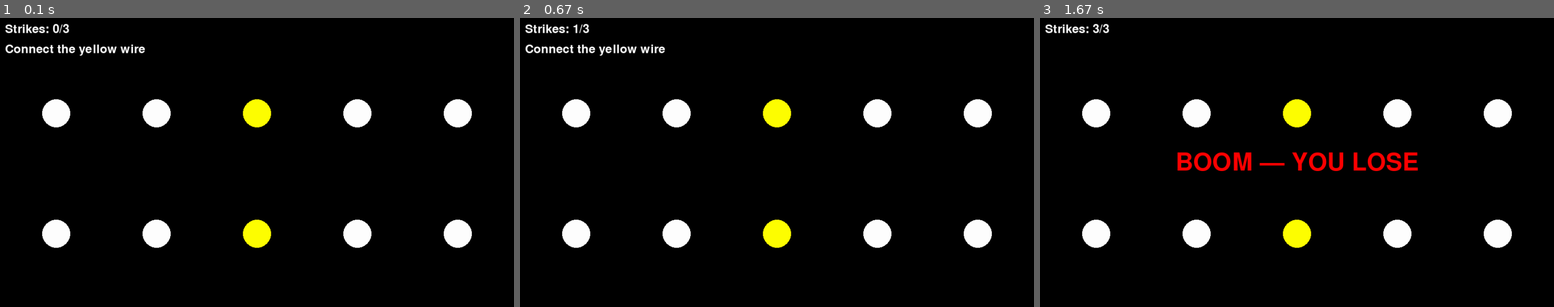
Above: before the commit, frames 1-3 (left to right).
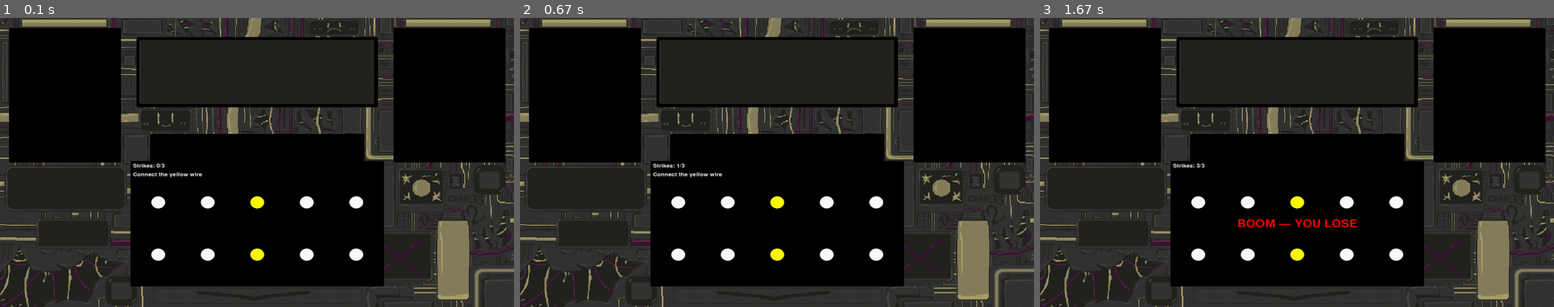
Above: after the commit, the same moments.

Repository: charles-kahlenberg/Bomb-defusal
Game: pygame game, started from Wires GUI.py
Same seed, same stepped clock (60 frames per second), same inputs: the game is played once before the commit and once after it.
Inputs:
- Up to frame 1 (0.1 s): no input
- Up to frame 2 (0.67 s): tap 1 at 0.33 s
- Up to frame 3 (1.67 s): tap 5 at 0.67 s; tap 2 at 1.5 s

The runs differ from the first frame. In frame 1, 57% of the frame differs, in the area x 0-100%, y 0-100%; in frame 2, 57%; in frame 3, 58%.

Commit message:
put minigames into backround?

Diff:
--- a/Melody Game.py
+++ b/Melody Game.py
@@ -203,6 +203,20 @@
     screen = pygame.display.set_mode(size)
     pygame.display.set_caption("Melody Game")
 
+    main_screen = screen
+    game_surface = pygame.Surface((WIDTH, HEIGHT), pygame.SRCALPHA)
+    screen = game_surface
+
+    intro_bg = pygame.image.load("base.png").convert()
+    intro_bg = pygame.transform.scale(intro_bg, main_screen.get_size())
+    minigame_rect = pygame.Rect(260, 285, 505, 250)
+
+    def show_frame():
+        main_screen.blit(intro_bg, (0, 0))
+        scaled_game = pygame.transform.smoothscale(game_surface, minigame_rect.size)
+        main_screen.blit(scaled_game, minigame_rect)
+        pygame.display.flip()
+
     all_sprites_list = pygame.sprite.Group()
 
     # create objects
@@ -357,6 +371,7 @@
                 won = True
             win_text = timer_font.render("Congratulations! You won!", True, (0, 255, 0))
             screen.blit(win_text, ((WIDTH - win_text.get_width()) // 2, 100))
+            show_frame()
             break
 
         elif strikes >= 3:
@@ -389,7 +404,7 @@
         timer_surface = timer_font.render(timer_text, True, TIMER_COLOR)
         screen.blit(timer_surface, (WIDTH - timer_surface.get_width() - 20, 20))
 
-        pygame.display.flip()
+        show_frame()
         clock.tick(60)
 
     pygame.quit()
--- a/Safe Game.py
+++ b/Safe Game.py
@@ -211,6 +211,20 @@
 
     pygame.display.set_caption("Safe Game")
 
+    main_screen = screen
+    game_surface = pygame.Surface((WIDTH, HEIGHT), pygame.SRCALPHA)
+    screen = game_surface
+
+    intro_bg = pygame.image.load("base.png").convert()
+    intro_bg = pygame.transform.scale(intro_bg, main_screen.get_size())
+    minigame_rect = pygame.Rect(260, 285, 505, 250)
+
+    def show_frame():
+        main_screen.blit(intro_bg, (0, 0))
+        scaled_game = pygame.transform.smoothscale(game_surface, minigame_rect.size)
+        main_screen.blit(scaled_game, minigame_rect)
+        pygame.display.flip()
+
     all_sprites_list = pygame.sprite.Group()
 
     # 3 rows x 4 cols grid of buttons
@@ -427,7 +441,7 @@
         elif won:
             win_text = timer_font.render("Pass!", True, (0, 255, 0))
             screen.blit(win_text, (text_x, text_y))
-            pygame.display.flip()
+            show_frame()
             pygame.time.wait(1000)
 
             if created_display:
@@ -437,7 +451,7 @@
         else:
             lost_text = timer_font.render("Game over..", True, (255, 0, 0))
             screen.blit(lost_text, (text_x, text_y))
-            pygame.display.flip()
+            show_frame()
             pygame.time.wait(1000)
 
             if created_display:
@@ -445,7 +459,7 @@
 
             return won
 
-        pygame.display.flip()
+        show_frame()
         clock.tick(60)
 
     if created_display:
--- a/Switches GUI.py
+++ b/Switches GUI.py
@@ -62,6 +62,20 @@
 
     pygame.display.set_caption("Switches")
 
+    main_screen = screen
+    game_surface = pygame.Surface((SCREEN_W, SCREEN_H), pygame.SRCALPHA)
+    screen = game_surface
+
+    intro_bg = pygame.image.load("base.png").convert()
+    intro_bg = pygame.transform.scale(intro_bg, main_screen.get_size())
+    minigame_rect = pygame.Rect(260, 285, 505, 250)
+
+    def show_frame():
+        main_screen.blit(intro_bg, (0, 0))
+        scaled_game = pygame.transform.smoothscale(game_surface, minigame_rect.size)
+        main_screen.blit(scaled_game, minigame_rect)
+        pygame.display.flip()
+
     font = pygame.font.SysFont(None, 32)
 
     if clock is None:
@@ -164,7 +178,7 @@
         if won:
             win_text = font.render("You win!", True, (0, 255, 0))
             screen.blit(win_text, win_text.get_rect(center=(SCREEN_W // 2, SCREEN_H - 80)))
-            pygame.display.flip()
+            show_frame()
             pygame.time.wait(1000)
 
             if created_display:
@@ -175,7 +189,7 @@
         elif game_over:
             lose_text = font.render("Game Over!", True, (255, 60, 60))
             screen.blit(lose_text, lose_text.get_rect(center=(SCREEN_W // 2, SCREEN_H - 80)))
-            pygame.display.flip()
+            show_frame()
             pygame.time.wait(1000)
 
             if created_display:
@@ -183,7 +197,7 @@
 
             return False
 
-        pygame.display.flip()
+        show_frame()
         clock.tick(60)
 
     if created_display:
--- a/Wires GUI.py
+++ b/Wires GUI.py
@@ -364,6 +364,20 @@
 
     display.set_caption("Wires GUI")
 
+    main_screen = screen
+    game_surface = pygame.Surface((1024, 576), pygame.SRCALPHA)
+    screen = game_surface
+
+    intro_bg = pygame.image.load("base.png").convert()
+    intro_bg = pygame.transform.scale(intro_bg, main_screen.get_size())
+    minigame_rect = pygame.Rect(260, 285, 505, 250)
+
+    def show_frame():
+        main_screen.blit(intro_bg, (0, 0))
+        scaled_game = pygame.transform.smoothscale(game_surface, minigame_rect.size)
+        main_screen.blit(scaled_game, minigame_rect)
+        pygame.display.flip()
+
     strike_count = 0
     font = pygame.font.SysFont(None, 36)
     big_font = pygame.font.SysFont(None, 72)
@@ -518,7 +532,7 @@
             msg_color = colors["green"] if won else colors["red"]
             end_text = big_font.render(msg, True, msg_color)
             screen.blit(end_text, end_text.get_rect(center=(512, 288)))
-            pygame.display.flip()
+            show_frame()
             pygame.time.wait(1500)
 
             if created_display:
@@ -526,7 +540,7 @@
 
             return won
 
-        pygame.display.flip()
+        show_frame()
         clock.tick(60)
 
     if created_display:
